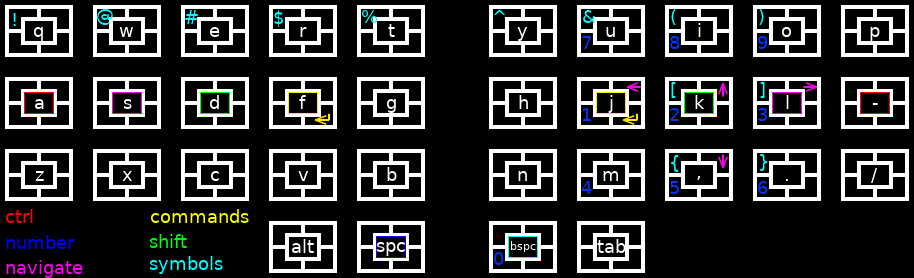
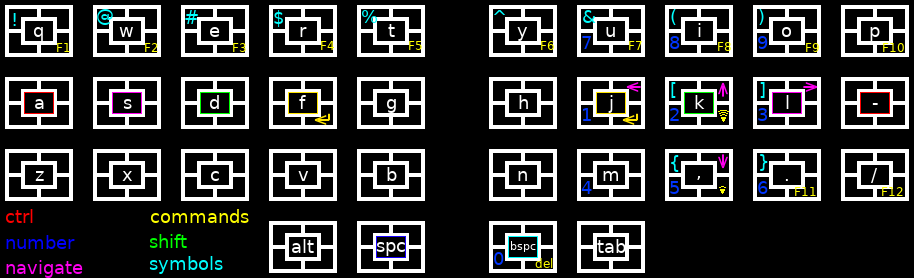
Layered file, before and after one edit (914x278). Changes by layer:
painted on "commands" over <box>57,41,904,268</box>
